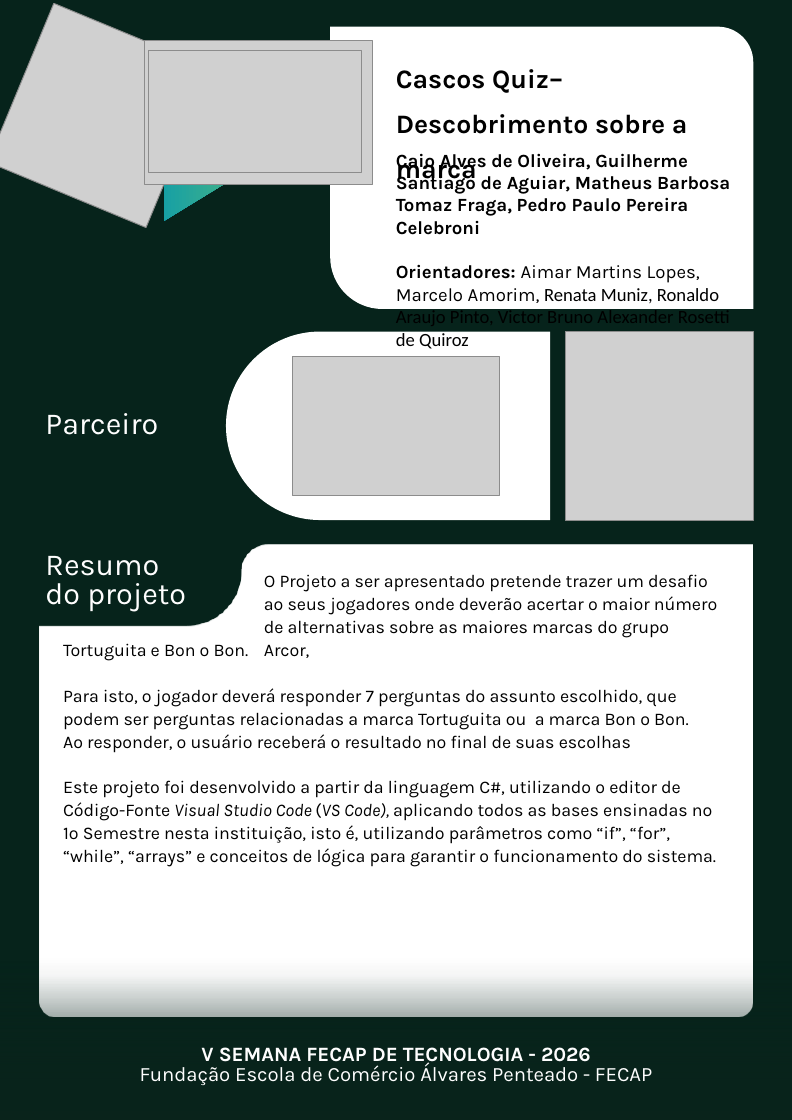
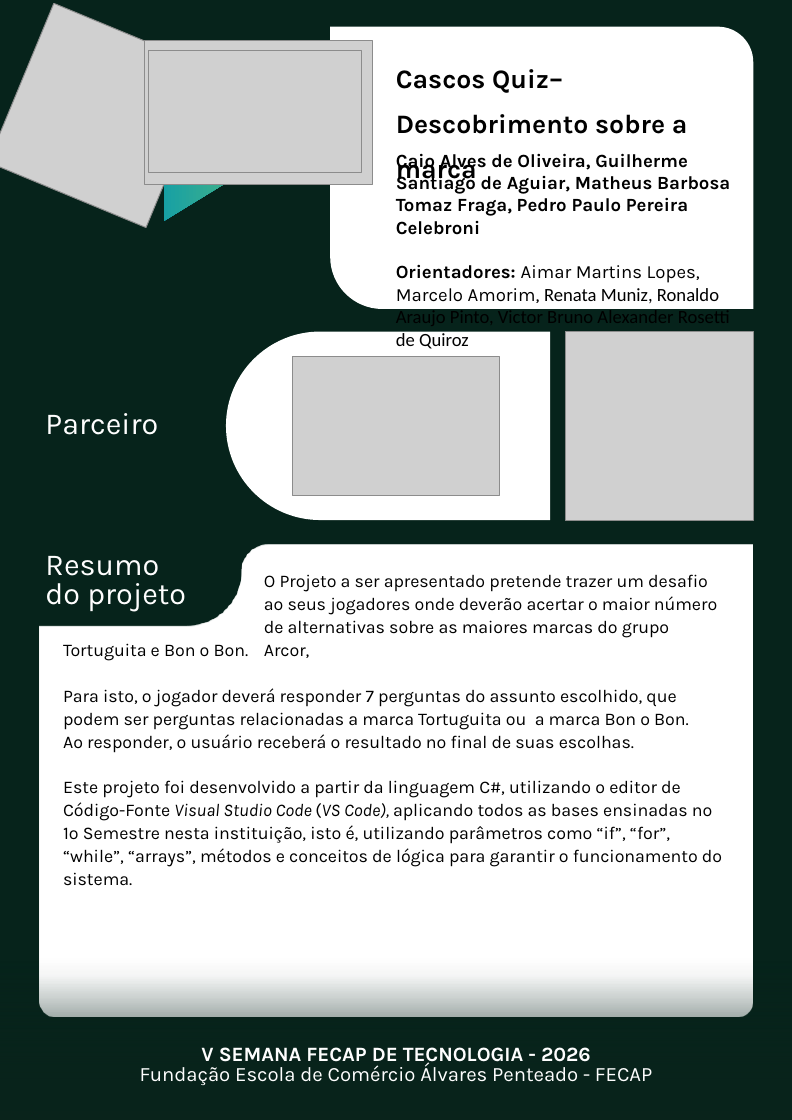
Before and after one commit to 2026-2-NADS1/Projeto1, a slide deck: slide 1 of documentos/Entrega 2/Banner/Banner_PI_FECAP.pptx. Drawn at 792x1120 pixels with LibreOffice and Linux fonts; fonts in the diff are those of the drawing; grey boxes stand for pictures; background and template pictures are left out. Boxes give left, top, right and bottom in pixels: in the first picture for what was removed or moved away, otherwise in the second. Text is boxed around its words. In the diff, an @@ line names an element or a change of style, - is before the commit and + after.

```diff
--- a/documentos/Entrega 2/Banner/Banner_PI_FECAP.pptx
+++ b/documentos/Entrega 2/Banner/Banner_PI_FECAP.pptx
@@ text at <box>63,734,722,886</box>: text changed @@
-Ao responder, o usuário receberá o resultado no final de suas escolhas
-Este projeto foi desenvolvido a partir da linguagem C#, utilizando o editor de Código-Fonte Visual Studio Code (VS Code), aplicando todos as bases ensinadas no 1º Semestre nesta instituição, isto é, utilizando parâmetros como “if”, “for”, “while”, “arrays” e conceitos de lógica para garantir o funcionamento do sistema.
+Ao responder, o usuário receberá o resultado no final de suas escolhas.
+Este projeto foi desenvolvido a partir da linguagem C#, utilizando o editor de Código-Fonte Visual Studio Code (VS Code), aplicando todos as bases ensinadas no 1º Semestre nesta instituição, isto é, utilizando parâmetros como “if”, “for”, “while”, “arrays”, métodos e conceitos de lógica para garantir o funcionamento do sistema.
```
Also in this commit, not shown: 1 other file.
